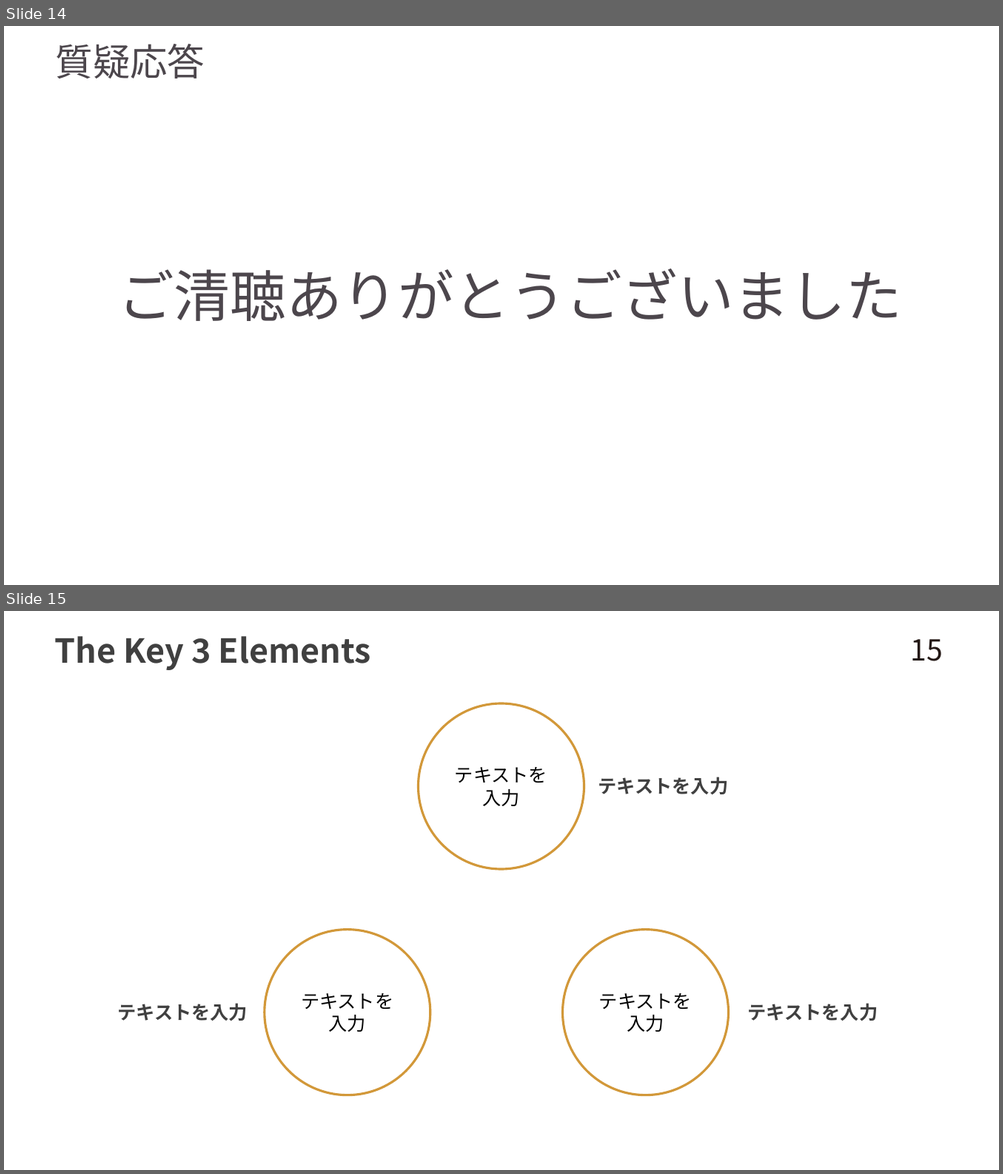
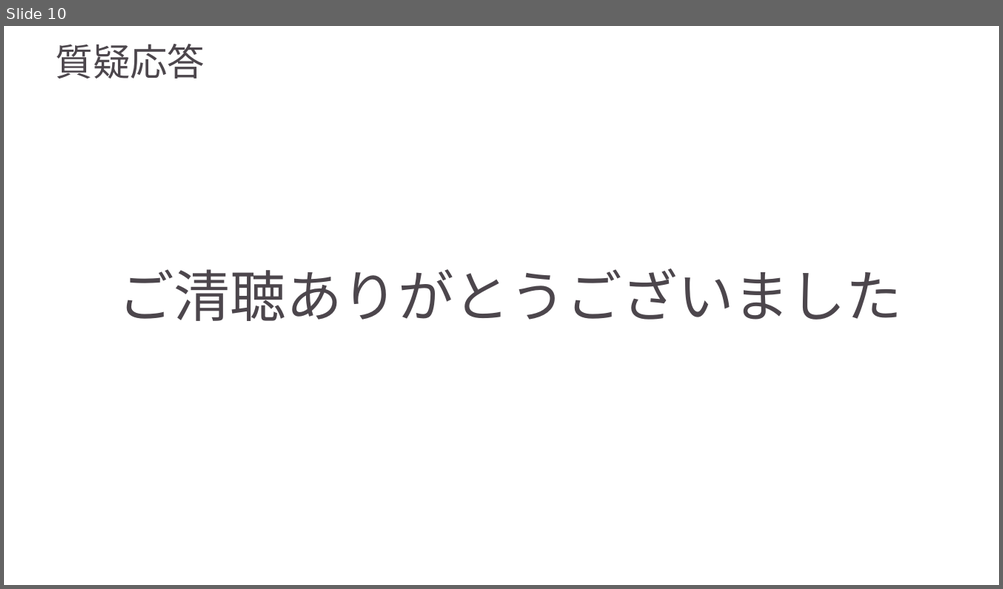
Before and after one commit to AdiosSora/subcall_cosmo, a slide deck: stable.pptx. Shown one above the other, each under a label of ours: slides 14 and 15 before the commit, slide 10 after it. The pictures are 1003x1174 and 1003x589 pixels, drawn with LibreOffice and Linux fonts; fonts in the diff are those of the drawing; background and template pictures are left out. Boxes give left, top, right and bottom in pixels: in the first picture for what was removed or moved away, otherwise in the second. Text is boxed around its words. In the diff, an @@ line names an element or a change of style, - is before the commit and + after.

```diff
--- a/stable.pptx
+++ b/stable.pptx
@@ slide 15 removed at bbox=[4, 611, 999, 1170], background picture (left out) @@
@@ text removed at bbox=[54, 636, 371, 670] @@
-The Key 3 Elements
@@ page number removed at bbox=[910, 639, 942, 661] @@
-15
@@ ellipse removed at bbox=[418, 703, 583, 869] @@
-テキストを
-入力
@@ line removed from (501, 775) to (352, 1021) @@
@@ line removed from (501, 775) to (646, 1021) @@
@@ text removed at bbox=[598, 777, 728, 795] @@
-テキストを入力
@@ ellipse removed at bbox=[264, 930, 430, 1095] @@
-テキストを
-入力
@@ ellipse removed at bbox=[563, 930, 728, 1095] @@
-テキストを
-入力
@@ text removed at bbox=[117, 1003, 247, 1021] @@
-テキストを入力
@@ text removed at bbox=[748, 1003, 878, 1021] @@
-テキストを入力
@@ line removed from (352, 1020) to (646, 1020) @@
@@ text removed at bbox=[894, 1139, 994, 1165] @@
-XX University
@@ what was slide 14 is now slide 10 @@
```
Also in this commit, not shown: 6 slides changed, 4 slides added, 17 other slides removed.
